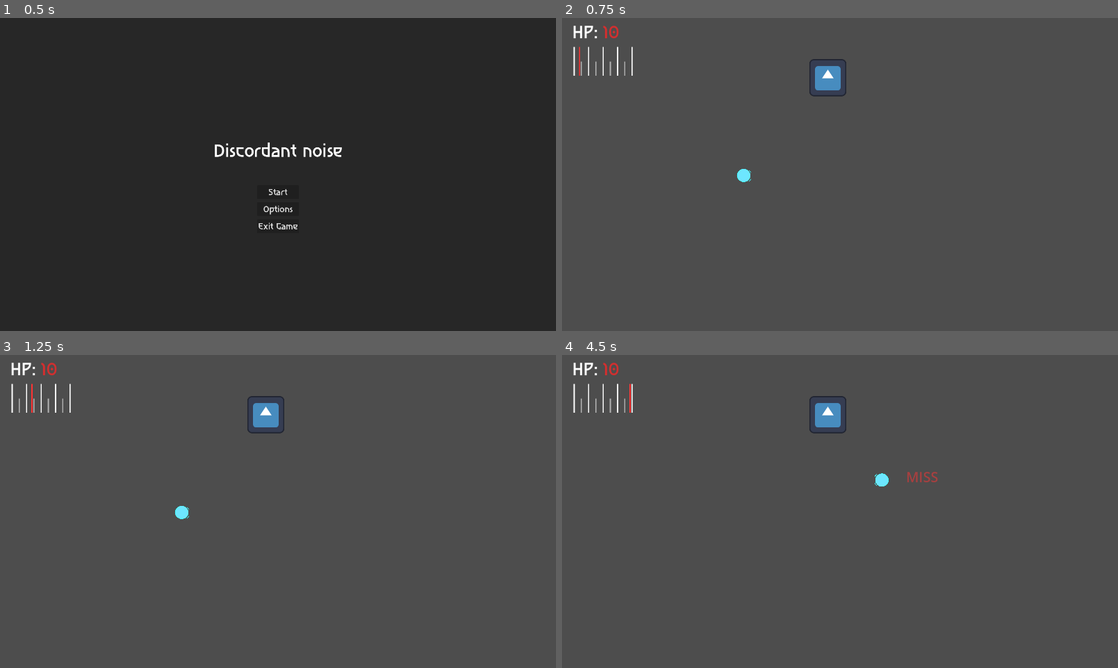
Above: before the commit, frames 1-4 (two rows, left to right).
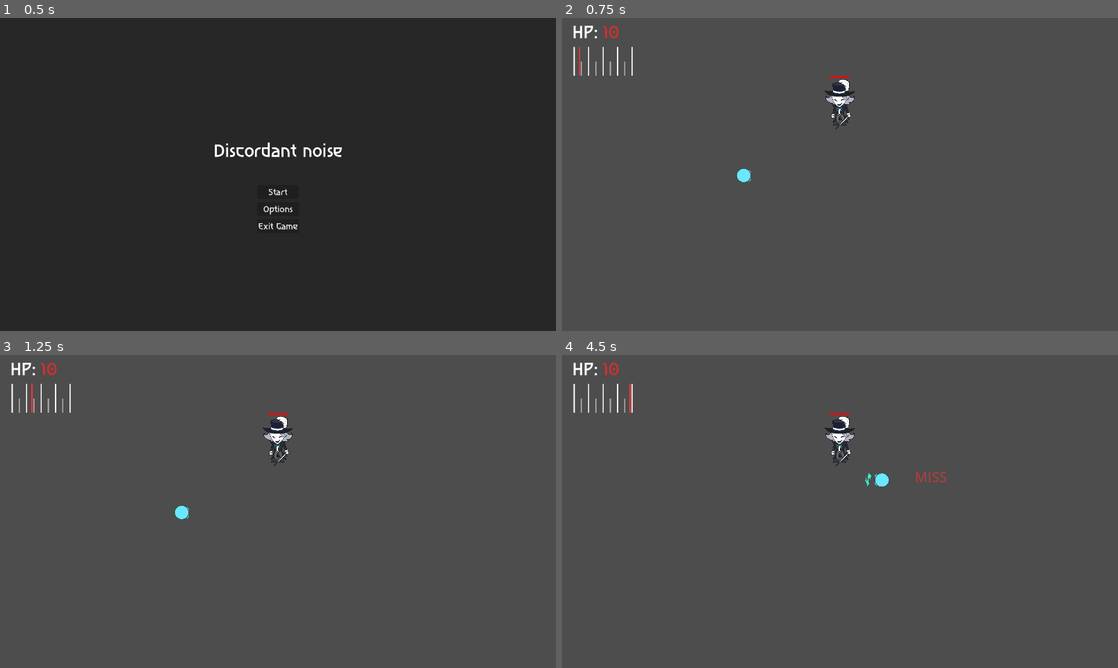
Above: after the commit, the same moments.

Repository: 100-Devs-1-Game/DiscordantNoise
Game: Godot game, scene res://scenes/ui/menu/main_menu.tscn
Two runs of this game, one before a commit and one after it. Both use one fixed random seed, a clock stepped at 60 frames per second and the inputs below. The engine's default icon, where the game draws it, is replaced by a stand-in: a white triangle on a blue panel in a dark square. Sound files missing from this copy of the repository are replaced by a short silence.
Inputs (mouse positions are in pixels of both pictures, inside the frame that each line leads up to):
- Up to frame 1 (0.5 s): no input
- Up to frame 2 (0.75 s): click "Start" at 0.5 s
- Up to frame 3 (1.25 s): no input
- Up to frame 4 (4.5 s): tap Enter at 1.25 s; move the mouse to (962, 495) at 1.27 s; hold D (move_right) 1.28-2.03 s; hold Right mouse button (dash) 1.28-2.03 s; move the mouse to (728, 527) at 2.02 s; hold Down (move_down) 2.03-2.78 s; tap Z (melee_attack) at 2.1 s; move the mouse to (895, 442) at 2.77 s; hold D (move_right) 2.78-3.53 s; tap M (toggle_metronome) at 2.85 s; move the mouse to (812, 574) at 3.52 s; hold Up (move_up) 3.53-4.28 s; right-click (812, 574) at 3.6 s; move the mouse to (1006, 558) at 4.27 s; hold A (move_left) from 4.28 s (still down); hold Z (melee_attack) from 4.28 s (still down)

Frame 1 is identical in both runs. In frame 2, 0.8% of the frame differs, in the area x 44-53%, y 13-36%; in frame 3, 0.8%; in frame 4, 1.0%, in the area x 44-70%, y 13-42%.

Commit message:
Add enemy HP and barebones player attacks

Diff:
--- /dev/null
+++ b/src/scenes/enemy.tscn
@@ -0,0 +1,33 @@
+[gd_scene load_steps=6 format=3 uid="uid://cteq4h4wh6fsy"]
+
+[ext_resource type="Texture2D" uid="uid://bl57ci6vdnryf" path="res://assets/sprites/Maestro_Sprite.png" id="1_md0e3"]
+[ext_resource type="Script" uid="uid://dtbnn8wuygon" path="res://scripts/components/hitbox_component.gd" id="2_4ra3w"]
+[ext_resource type="Script" uid="uid://cy3sxckh3bs47" path="res://scripts/enemy/enemy.gd" id="2_5uy6h"]
+[ext_resource type="Script" uid="uid://b32olopidmka4" path="res://scripts/enemy/health_bar.gd" id="3_4ra3w"]
+
+[sub_resource type="RectangleShape2D" id="RectangleShape2D_sugp2"]
+size = Vector2(620.0004, 1480.0007)
+
+[node name="Enemy" type="Sprite2D"]
+process_mode = 1
+scale = Vector2(0.1, 0.1)
+texture = ExtResource("1_md0e3")
+script = ExtResource("2_5uy6h")
+
+[node name="HitBoxComponent" type="Area2D" parent="."]
+script = ExtResource("2_4ra3w")
+
+[node name="CollisionShape2D" type="CollisionShape2D" parent="HitBoxComponent"]
+position = Vector2(19.999979, 0)
+scale = Vector2(0.9999991, 0.9999991)
+shape = SubResource("RectangleShape2D_sugp2")
+
+[node name="HealthBar" type="Node2D" parent="."]
+script = ExtResource("3_4ra3w")
+
+[node name="Fill" type="ColorRect" parent="HealthBar"]
+offset_left = -350.0
+offset_top = -960.0
+offset_right = 350.0
+offset_bottom = -900.0
+color = Color(1, 0, 0, 1)
--- a/src/scenes/main.tscn
+++ b/src/scenes/main.tscn
@@ -1,14 +1,10 @@
-[gd_scene load_steps=8 format=3 uid="uid://d4jhyeyjlv2c6"]
+[gd_scene load_steps=6 format=3 uid="uid://d4jhyeyjlv2c6"]
 
 [ext_resource type="Script" uid="uid://d4bbgm4disbvk" path="res://scripts/main.gd" id="1_jyhfs"]
 [ext_resource type="PackedScene" uid="uid://c6al2btloohgx" path="res://scenes/player.tscn" id="1_o5qli"]
-[ext_resource type="Texture2D" uid="uid://dwxxqf2ibgcf" path="res://icon.svg" id="2_0wfyh"]
-[ext_resource type="Script" uid="uid://dtbnn8wuygon" path="res://scripts/components/hitbox_component.gd" id="3_sugp2"]
+[ext_resource type="PackedScene" uid="uid://cteq4h4wh6fsy" path="res://scenes/enemy.tscn" id="5_o6xl0"]
 [ext_resource type="Script" uid="uid://dws6aek453etd" path="res://scripts/components/ui/menu_ui_controller.gd" id="5_tbgi4"]
 [ext_resource type="PackedScene" uid="uid://cd5eqrjvunqkv" path="res://scenes/ui/hud.tscn" id="5_tefeu"]
-
-[sub_resource type="RectangleShape2D" id="RectangleShape2D_sugp2"]
-size = Vector2(132, 132)
 
 [node name="Main" type="Node" node_paths=PackedStringArray("menu_ui")]
 process_mode = 3
@@ -18,19 +14,11 @@
 [node name="PlayerSpawn" type="Marker2D" parent="."]
 position = Vector2(630, 545)
 
+[node name="Enemy" parent="." instance=ExtResource("5_o6xl0")]
+position = Vector2(959, 297)
+
 [node name="Player" parent="." instance=ExtResource("1_o5qli")]
 process_mode = 1
-
-[node name="Sprite2D" type="Sprite2D" parent="."]
-process_mode = 1
-position = Vector2(918, 206)
-texture = ExtResource("2_0wfyh")
-
-[node name="HitBoxComponent" type="Area2D" parent="Sprite2D"]
-script = ExtResource("3_sugp2")
-
-[node name="CollisionShape2D" type="CollisionShape2D" parent="Sprite2D/HitBoxComponent"]
-shape = SubResource("RectangleShape2D_sugp2")
 
 [node name="MenuUI" type="CanvasLayer" parent="."]
 process_mode = 3
--- a/src/scenes/player.tscn
+++ b/src/scenes/player.tscn
@@ -12,6 +12,8 @@
 [ext_resource type="Script" uid="uid://lgu40v7o00f2" path="res://scripts/components/health_component.gd" id="9_fulsm"]
 [ext_resource type="Script" uid="uid://vhlcx45q6vks" path="res://scripts/components/hurtbox_component.gd" id="10_4r5pv"]
 [ext_resource type="Script" uid="uid://bi8jygfs5mbh1" path="res://scripts/player/player_action_rating.gd" id="12_3v2ag"]
+[ext_resource type="Script" uid="uid://dbqf62uivtajk" path="res://scripts/player/player_attack.gd" id="13_jej6c"]
+[ext_resource type="Texture2D" uid="uid://dp8ty6ronaale" path="res://assets/sprites/bluenote1.png" id="14_f1ej7"]
 
 [sub_resource type="SpriteFrames" id="SpriteFrames_5refm"]
 animations = [{
@@ -29,6 +31,70 @@
 
 [sub_resource type="CircleShape2D" id="CircleShape2D_tv4ow"]
 radius = 26.4008
+
+[sub_resource type="Animation" id="Animation_f1ej7"]
+resource_name = "player_attack_animation"
+length = 0.3
+tracks/0/type = "value"
+tracks/0/imported = false
+tracks/0/enabled = true
+tracks/0/path = NodePath("PlayerAttackSprite:modulate")
+tracks/0/interp = 1
+tracks/0/loop_wrap = true
+tracks/0/keys = {
+"times": PackedFloat32Array(0, 0.05, 0.2, 0.3),
+"transitions": PackedFloat32Array(1, 1, 1, 1),
+"update": 0,
+"values": [Color(1, 1, 1, 0), Color(1, 1, 1, 1), Color(1, 1, 1, 1), Color(1, 1, 1, 0)]
+}
+tracks/1/type = "value"
+tracks/1/imported = false
+tracks/1/enabled = true
+tracks/1/path = NodePath("PlayerAttackHitbox/CollisionShape2D:disabled")
+tracks/1/interp = 1
+tracks/1/loop_wrap = true
+tracks/1/keys = {
+"times": PackedFloat32Array(0, 0.05, 0.2),
+"transitions": PackedFloat32Array(1, 1, 1),
+"update": 1,
+"values": [true, false, true]
+}
+
+[sub_resource type="Animation" id="Animation_oprun"]
+length = 0.001
+tracks/0/type = "value"
+tracks/0/imported = false
+tracks/0/enabled = true
+tracks/0/path = NodePath("PlayerAttackSprite:modulate")
+tracks/0/interp = 1
+tracks/0/loop_wrap = true
+tracks/0/keys = {
+"times": PackedFloat32Array(0),
+"transitions": PackedFloat32Array(1),
+"update": 0,
+"values": [Color(1, 1, 1, 1)]
+}
+tracks/1/type = "value"
+tracks/1/imported = false
+tracks/1/enabled = true
+tracks/1/path = NodePath("PlayerAttackHitbox/CollisionShape2D:disabled")
+tracks/1/interp = 1
+tracks/1/loop_wrap = true
+tracks/1/keys = {
+"times": PackedFloat32Array(0),
+"transitions": PackedFloat32Array(1),
+"update": 1,
+"values": [false]
+}
+
+[sub_resource type="AnimationLibrary" id="AnimationLibrary_a8ls1"]
+_data = {
+&"RESET": SubResource("Animation_oprun"),
+&"player_attack_animation": SubResource("Animation_f1ej7")
+}
+
+[sub_resource type="RectangleShape2D" id="RectangleShape2D_oprun"]
+size = Vector2(26, 56)
 
 [node name="Player" type="CharacterBody2D"]
 script = ExtResource("1_y4r1p")
@@ -87,4 +153,25 @@
 [node name="PlayerActionRating" type="Node2D" parent="."]
 script = ExtResource("12_3v2ag")
 
+[node name="PlayerAttack" type="Node2D" parent="."]
+position = Vector2(45, 0)
+script = ExtResource("13_jej6c")
+
+[node name="PlayerAttackAnimation" type="AnimationPlayer" parent="PlayerAttack"]
+callback_mode_process = 0
+libraries = {
+&"": SubResource("AnimationLibrary_a8ls1")
+}
+
+[node name="PlayerAttackHitbox" type="Area2D" parent="PlayerAttack"]
+
+[node name="CollisionShape2D" type="CollisionShape2D" parent="PlayerAttack/PlayerAttackHitbox"]
+position = Vector2(0, 1)
+shape = SubResource("RectangleShape2D_oprun")
+
+[node name="PlayerAttackSprite" type="Sprite2D" parent="PlayerAttack"]
+scale = Vector2(0.5, 0.5)
+texture = ExtResource("14_f1ej7")
+
 [connection signal="attack" from="StateMachine/Attack" to="PlayerActionRating" method="on_action"]
+[connection signal="attack" from="StateMachine/Attack" to="PlayerAttack" method="on_attack"]
--- a/src/scripts/components/hitbox_component.gd
+++ b/src/scripts/components/hitbox_component.gd
@@ -1,2 +1,6 @@
-extends Area2D
-class_name HitboxComponent
+class_name HitboxComponent extends Area2D
+
+signal on_enemy_hit(damage: float)
+
+func on_hit(damage: float):
+	on_enemy_hit.emit(damage)
--- /dev/null
+++ b/src/scripts/enemy/enemy.gd
@@ -0,0 +1,14 @@
+extends Sprite2D
+
+@onready var hitbox: HitboxComponent = $HitBoxComponent
+@onready var healthBar: HealthBar = $HealthBar
+
+func _ready() -> void:
+	hitbox.on_enemy_hit.connect(on_hit)
+
+func on_hit(damage: float) -> void:
+	print("Took " + str(damage) + " damage")
+	healthBar.change_hp(damage)
+
+	if healthBar.hp == 0:
+		queue_free()
--- /dev/null
+++ b/src/scripts/enemy/health_bar.gd
@@ -0,0 +1,20 @@
+class_name HealthBar extends Node2D
+
+@export var max_hp: float = 100.0
+@onready var fill: ColorRect = $Fill
+
+var hp: float = max_hp
+
+func _ready() -> void:
+	_update_fill()
+
+func change_hp(change: float) -> void:
+	hp = clamp(hp + change, 0, max_hp)
+	_update_fill()
+
+func _update_fill() -> void:
+	if max_hp <= 0:
+		fill.scale.x = 0.0
+		return
+
+	fill.scale.x = hp / max_hp
--- a/src/scripts/player/player.gd
+++ b/src/scripts/player/player.gd
@@ -39,14 +39,6 @@
 		rotation = dir.angle()
 
 
-func _on_body_entered(body: Node2D) -> void:
-	#if something that deals damage
-	hide() # Player disappears after being hit.
-	hit.emit()
-	# Must be deferred as we can't change physics properties on a physics callback.
-	$CollisionShape2D.set_deferred("disabled", true)
-	pass # Replace with function body.
-
 func on_start(pos: Vector2):
 	position = pos
 	show()
--- a/src/scripts/player/player_action_rating.gd
+++ b/src/scripts/player/player_action_rating.gd
@@ -17,7 +17,6 @@
 
 
 func on_action(rating: PlayerNote.Note_Score) -> void:
-	print("Player attacked with " + rating_to_message[rating] + " rating")
 	var label = Label.new()
 	label.text = rating_to_message[rating]
 	label.add_theme_font_size_override("font_size", 48)
@@ -25,7 +24,7 @@
 
 	add_child(label)
 	label.set_as_top_level(true)
-	label.global_position = global_position + Vector2(30, -30)
+	label.global_position = global_position + Vector2(60, -30)
 
 	var tween = create_tween()
 	tween.tween_property(label, "position:y", label.position.y - 40, 0.6)
--- /dev/null
+++ b/src/scripts/player/player_attack.gd
@@ -0,0 +1,25 @@
+extends Node2D
+
+@export var base_damage: float = 10.0
+
+@onready var attackAnim: AnimationPlayer = $PlayerAttackAnimation
+@onready var attackSprite: Sprite2D = $PlayerAttackSprite
+@onready var attackHitbox: Area2D = $PlayerAttackHitbox
+@onready var attackCollision: CollisionShape2D = $PlayerAttackHitbox/CollisionShape2D
+
+var current_damage: float = 0.0
+
+func _ready() -> void:
+	attackSprite.modulate.a = 0
+	attackCollision.disabled = true
+	attackHitbox.connect("area_entered", _on_hitbox_entered)
+
+func on_attack(rating: PlayerNote.Note_Score) -> void:
+	# Perfect is 0, Miss is 3
+	current_damage = base_damage * (PlayerNote.Note_Score.MISS - rating)
+	attackAnim.play("player_attack_animation")
+
+func _on_hitbox_entered(enemy: Area2D) -> void:
+	print("Attacking " + enemy.get_parent().name + " for " + str(current_damage) + " damage")
+	if enemy.has_method("on_hit"):
+		enemy.on_hit(current_damage * -1)
Not shown: 1 places in src/scenes/player.tscn that only renumber resources
Not shown, added: src/scripts/enemy/enemy.gd.uid
Not shown, added: src/scripts/enemy/health_bar.gd.uid
Not shown, added: src/scripts/player/player_attack.gd.uid
